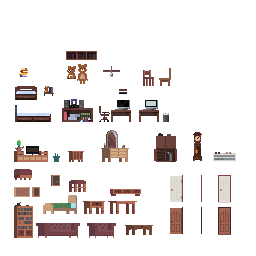
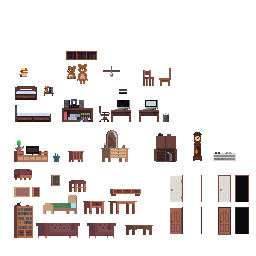
Two versions of the same layered image (256px x 256px). Layer-by-layer changes:
added layer "레이어 47" above "레이어 43" over [235, 175, 249, 202]
added layer "레이어 48" above "레이어 43" over [235, 207, 249, 234]